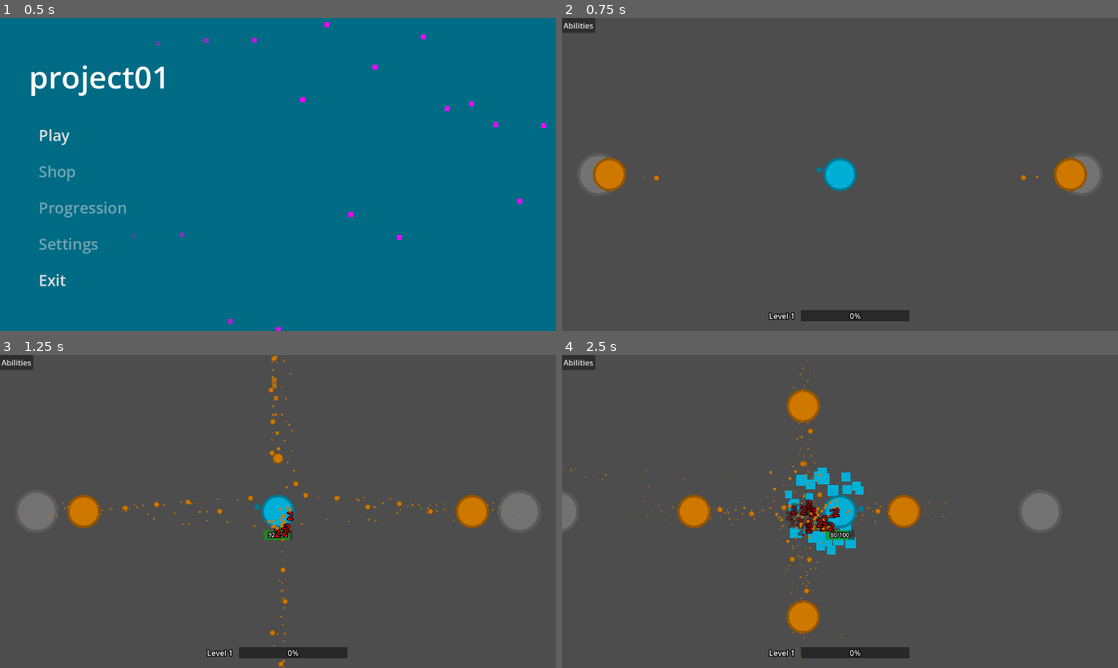
Above: before the commit, frames 1-4 (two rows, left to right).
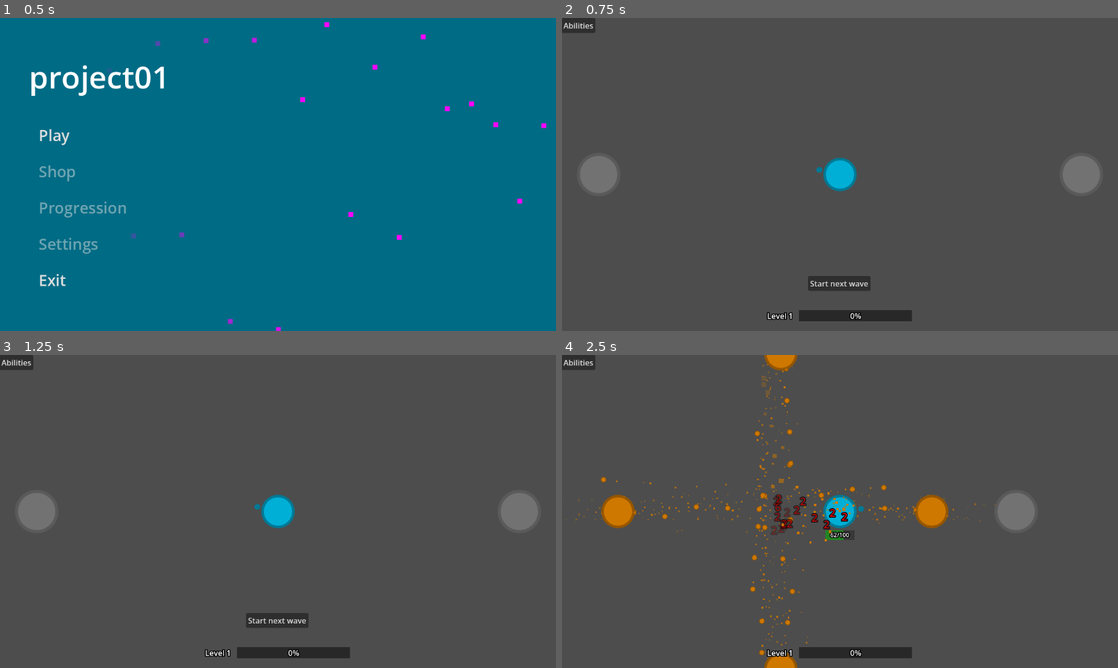
Above: after the commit, the same moments.

Repository: fmachek/geoslayer
Game: Godot game, scene res://scenes/user_interface/main_menu/main_menu.tscn
Two runs of this game, one before a commit and one after it. Both use one fixed random seed, a clock stepped at 60 frames per second and the inputs below.
Inputs (mouse positions are in pixels of both pictures, inside the frame that each line leads up to):
- Up to frame 1 (0.5 s): no input
- Up to frame 2 (0.75 s): click "Play" at 0.5 s
- Up to frame 3 (1.25 s): no input
- Up to frame 4 (2.5 s): click (840, 621) at 1.25 s, where only the run after the commit has a clickable "Start next wave"; tap Enter at 2 s; move the mouse to (962, 495) at 2.02 s; hold D (right) from 2.03 s (still down); tap Q at 2.1 s; click (962, 495) at 2.17 s

Frame 1 is identical in both runs. In frame 2, 1.7% of the frame differs, in the area x 5-95%, y 44-97%; in frame 3, 2.5%; in frame 4, 7.7%, in the area x 0-90%, y 0-100%.

Commit message:
feat: add Start Wave button and wave lifecycle signals
Add a StartWaveButton UI element and script to let players manually start waves. Wire the button into Main scene (main.tscn) and connect it to WorldManager so pressing it calls start_wave on the current world. WorldManager now exposes wave_started and wave_ended signals and forwards them from the world's WaveManager. Removed the BreakTimer and its timeout handling from the wave manager, and stop automatically starting waves on world ready (world.gd) so waves are player-triggered. Also adjust BottomHUD/VBoxContainer layout settings in the main scene to accommodate the new button.

Diff:
--- a/scenes/main.tscn
+++ b/scenes/main.tscn
@@ -1,6 +1,7 @@
 [gd_scene format=3 uid="uid://bke57kxcnjnho"]
 
 [ext_resource type="Script" uid="uid://b0iyx6c1ldl2p" path="res://scripts/main.gd" id="1_tipki"]
+[ext_resource type="Script" uid="uid://c3y5sbyxtgd61" path="res://scripts/user_interface/hud/start_wave_button.gd" id="3_tipki"]
 [ext_resource type="PackedScene" uid="uid://camk1jn3ffjai" path="res://scenes/user_interface/hud/ability_item.tscn" id="6_tefeu"]
 [ext_resource type="Script" uid="uid://cgfq22n83n0g4" path="res://scripts/user_interface/user_interface.gd" id="7_choun"]
 [ext_resource type="Script" uid="uid://fgq6y65w1341" path="res://scripts/user_interface/abilities_tab/abilities_tab_open_button.gd" id="10_choun"]
@@ -35,24 +36,27 @@
 
 [node name="BottomHUD" type="MarginContainer" parent="CanvasLayer/UserInterface" unique_id=249147002]
 layout_mode = 1
-anchors_preset = 7
-anchor_left = 0.5
-anchor_top = 1.0
-anchor_right = 0.5
-anchor_bottom = 1.0
-offset_left = -145.75
-offset_top = -122.0
-offset_right = 145.75
-grow_horizontal = 2
-grow_vertical = 0
+anchors_preset = 15
+anchor_right = 1.0
+anchor_bottom = 1.0
+grow_horizontal = 2
+grow_vertical = 2
 theme_override_constants/margin_bottom = 20
 
 [node name="VBoxContainer" type="VBoxContainer" parent="CanvasLayer/UserInterface/BottomHUD" unique_id=1494206841]
-layout_mode = 2
+custom_minimum_size = Vector2(300, 0)
+layout_mode = 2
+size_flags_horizontal = 4
+size_flags_vertical = 8
 theme_override_constants/separation = 20
 
+[node name="StartWaveButton" type="Button" parent="CanvasLayer/UserInterface/BottomHUD/VBoxContainer" unique_id=417665695]
+layout_mode = 2
+size_flags_horizontal = 4
+text = "Start next wave"
+script = ExtResource("3_tipki")
+
 [node name="AbilityItemContainer" type="HBoxContainer" parent="CanvasLayer/UserInterface/BottomHUD/VBoxContainer" unique_id=1281324131]
-custom_minimum_size = Vector2(0, 75)
 layout_mode = 2
 theme_override_constants/separation = 10
 alignment = 1
--- a/scenes/worlds/world.tscn
+++ b/scenes/worlds/world.tscn
@@ -15,8 +15,4 @@
 
 [node name="WaveTimer" type="Timer" parent="WaveManager" unique_id=1908291477]
 
-[node name="BreakTimer" type="Timer" parent="WaveManager" unique_id=307468774]
-wait_time = 15.0
-
 [connection signal="timeout" from="WaveManager/WaveTimer" to="WaveManager" method="_on_wave_timer_timeout"]
-[connection signal="timeout" from="WaveManager/BreakTimer" to="WaveManager" method="_on_break_timer_timeout"]
--- a/scripts/autoloads/world_manager.gd
+++ b/scripts/autoloads/world_manager.gd
@@ -3,6 +3,9 @@
 var current_world: World # Current world loaded
 var world_1_scene_path = "res://scenes/worlds/world_1.tscn"
 # Note: this world loading is temporary and will be replaced with a better system
+
+signal wave_started()
+signal wave_ended()
 
 func _ready() -> void:
 	process_mode = Node.PROCESS_MODE_ALWAYS
@@ -12,7 +15,12 @@
 func load_world(main: Main):
 	current_world = load(world_1_scene_path).instantiate()
 	main.add_child(current_world)
+	current_world.wave_manager.wave_started.connect(func(): wave_started.emit())
+	current_world.wave_manager.wave_ended.connect(func(): wave_ended.emit())
 
 # Loads a world in the Main node when the Main node is ready.
 func _on_game_manager_loaded_main(main: Main) -> void:
 	load_world(main)
+
+func _on_spawn_wave_button_pressed() -> void:
+	current_world.start_wave()
--- /dev/null
+++ b/scripts/user_interface/hud/start_wave_button.gd
@@ -0,0 +1,7 @@
+class_name StartWaveButton
+extends Button
+
+func _ready() -> void:
+	pressed.connect(WorldManager._on_spawn_wave_button_pressed)
+	WorldManager.wave_started.connect(hide)
+	WorldManager.wave_ended.connect(show)
--- a/scripts/worlds/waves/wave_manager.gd
+++ b/scripts/worlds/waves/wave_manager.gd
@@ -4,7 +4,6 @@
 var current_wave: int = 0
 var time_until_wave_end: int = 0 # Time in seconds
 @onready var wave_timer: Timer = $WaveTimer
-@onready var break_timer: Timer = $BreakTimer
 
 signal current_wave_changed(wave: int)
 signal time_until_wave_end_changed(time: int)
@@ -29,8 +28,5 @@
 
 func end_wave() -> void:
 	wave_ended.emit()
+	wave_ended.emit()
 	wave_timer.stop()
-	break_timer.start()
-
-func _on_break_timer_timeout() -> void:
-	start_wave()
--- a/scripts/worlds/world.gd
+++ b/scripts/worlds/world.gd
@@ -7,7 +7,6 @@
 func _ready() -> void:
 	player_spawn_pos = %PlayerSpawnPoint.global_position
 	call_deferred("spawn_player")
-	call_deferred("start_wave")
 
 func spawn_player():
 	PlayerManager.spawn_player(player_spawn_pos)
Not shown, added: scripts/user_interface/hud/start_wave_button.gd.uid
